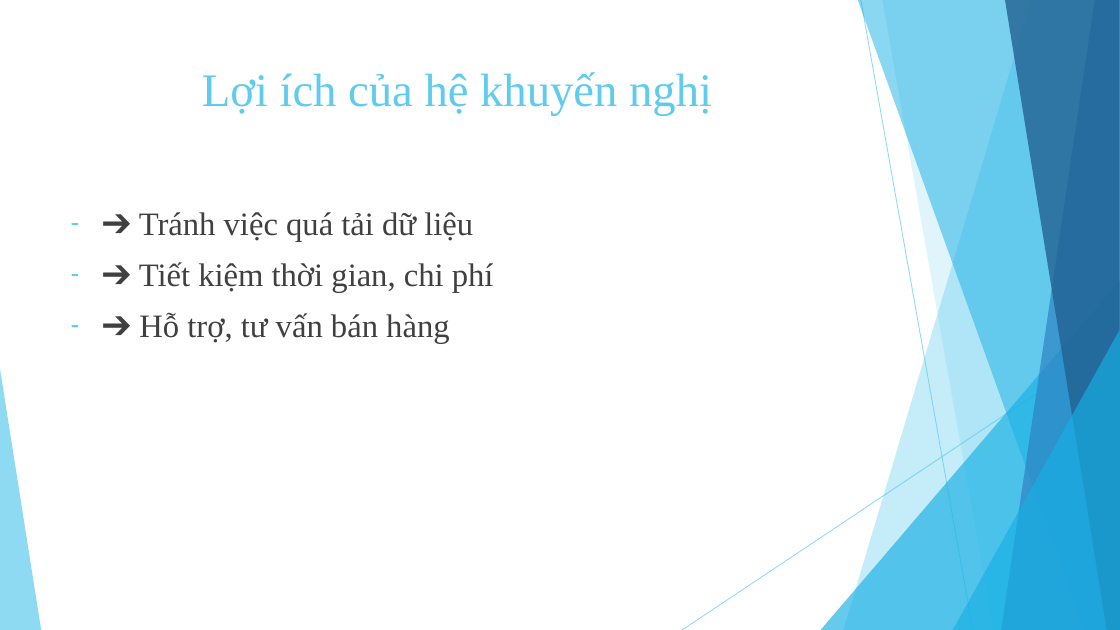
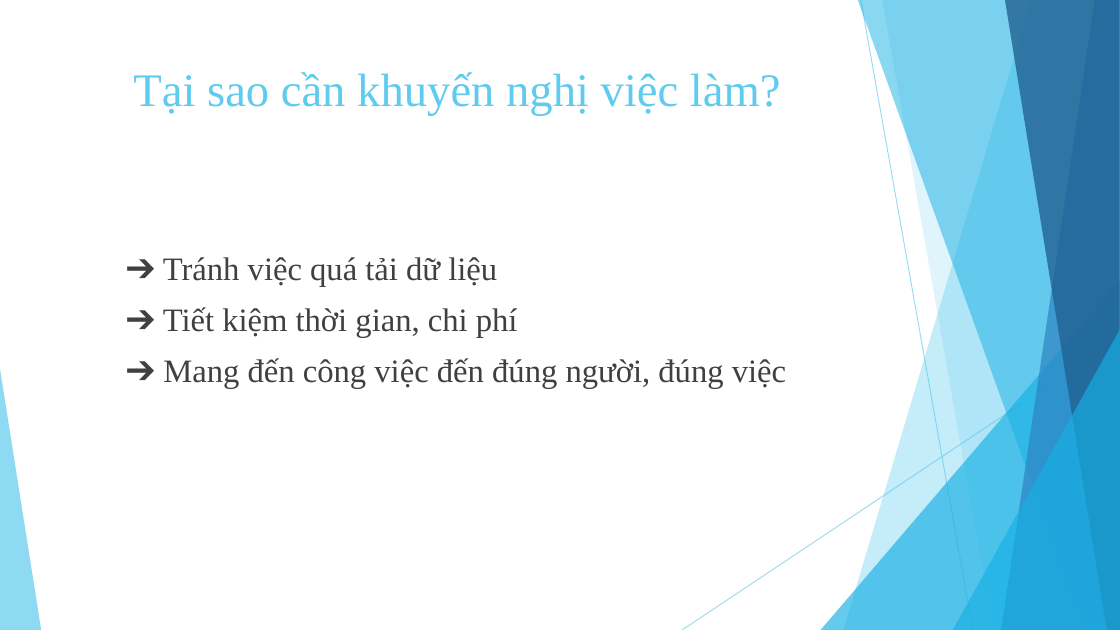
Before and after one commit to tuyennta/JobRecSys, a slide deck: slide 8 of Documents/Báo cáo/Bao cao KLTN.pptx (slide 7 before the commit). Drawn at 1120x630 pixels with LibreOffice and Linux fonts; fonts in the diff are those of the drawing. Boxes give left, top, right and bottom in pixels: in the first picture for what was removed or moved away, otherwise in the second. Text is boxed around its words. In the diff, an @@ line names an element or a change of style, - is before the commit and + after.

```diff
--- a/Documents/Báo cáo/Bao cao KLTN.pptx
+++ b/Documents/Báo cáo/Bao cao KLTN.pptx
@@ title at (133,72,781,116): text changed @@
-Lợi ích của hệ khuyến nghị
+Tại sao cần khuyến nghị việc làm?
@@ text "➔ Tránh việc quá tải ...": place and size @@
-text "➔ Tránh việc quá tải ..." at (139,212,494,343)
+text "➔ Tránh việc quá tải ..." at (163,257,786,388)
@@ text at (163,257,518,337): bullet - to none @@
@@ text at (163,358,786,388): text changed @@
-– ➔ Hỗ trợ, tư vấn bán hàng
+➔ Mang đến công việc đến đúng người, đúng việc
```
Also in this commit, not shown: 7 other slides changed, 1 slide added.
